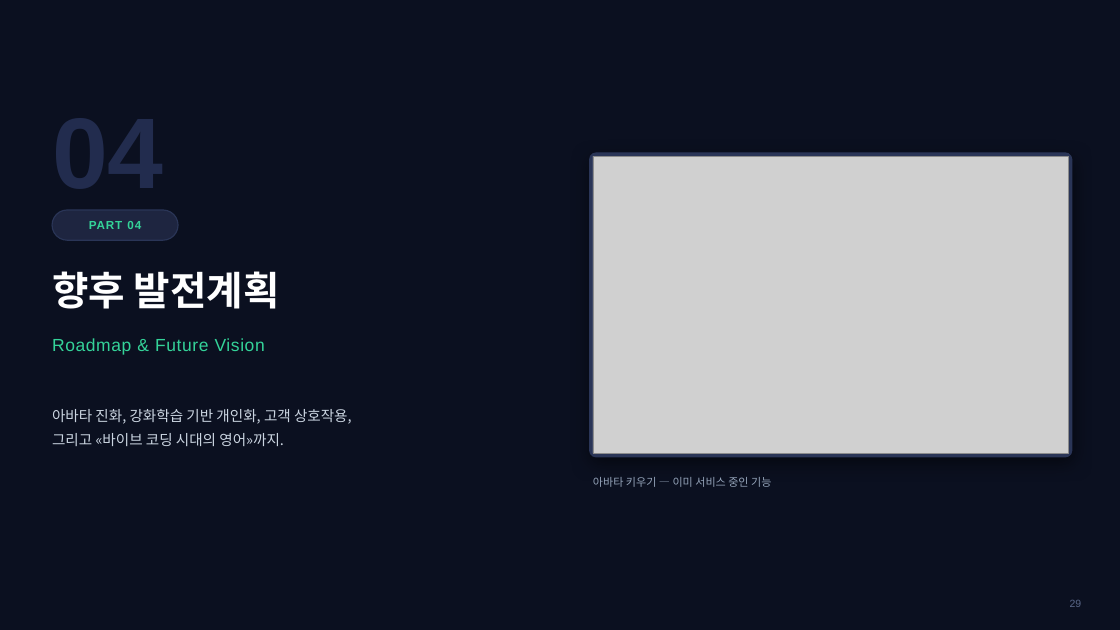
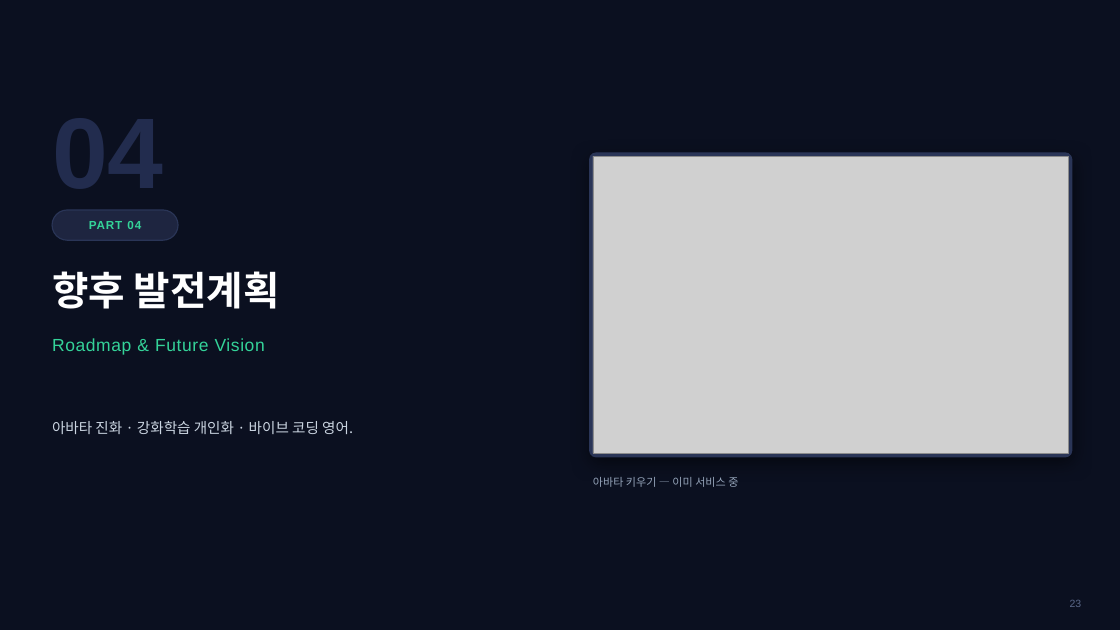
Before and after one commit to navy111p-sudo/mangoiweb, a slide deck: slide 23 of docs/MANGO_AI_안내_통합본_2026-08-17.pptx (slide 29 before the commit). Drawn at 1120x630 pixels with LibreOffice and Linux fonts; fonts in the diff are those of the drawing; grey boxes stand for pictures; background and template pictures are left out. Boxes give left, top, right and bottom in pixels: in the first picture for what was removed or moved away, otherwise in the second. Text is boxed around its words. In the diff, an @@ line names an element or a change of style, - is before the commit and + after.

```diff
--- a/docs/MANGO_AI_안내_통합본_2026-08-17.pptx
+++ b/docs/MANGO_AI_안내_통합본_2026-08-17.pptx
@@ text at (52,421,353,434): text changed @@
-아바타 진화, 강화학습 기반 개인화, 고객 상호작용,
-그리고 «바이브 코딩 시대의 영어»까지.
+아바타 진화 · 강화학습 개인화 · 바이브 코딩 영어.
@@ text at (593,477,738,487): text changed @@
-아바타 키우기 — 이미 서비스 중인 기능
+아바타 키우기 — 이미 서비스 중
```
Also in this commit, not shown: 20 other slides changed, 7 slides added, 15 slides removed.
